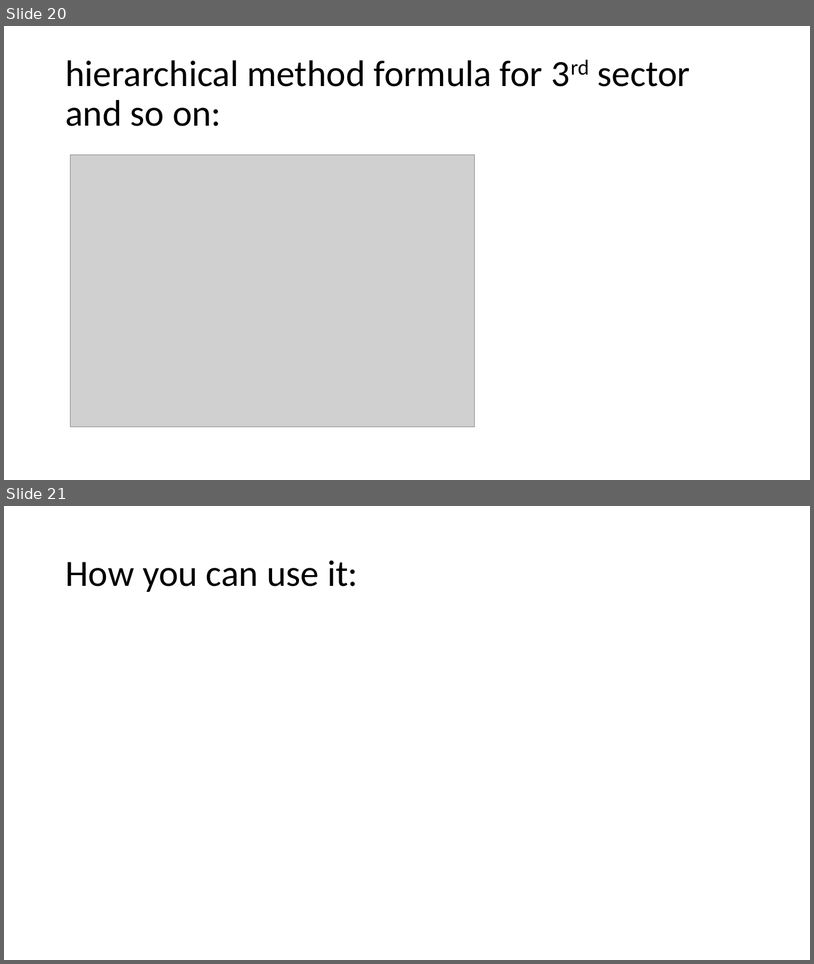
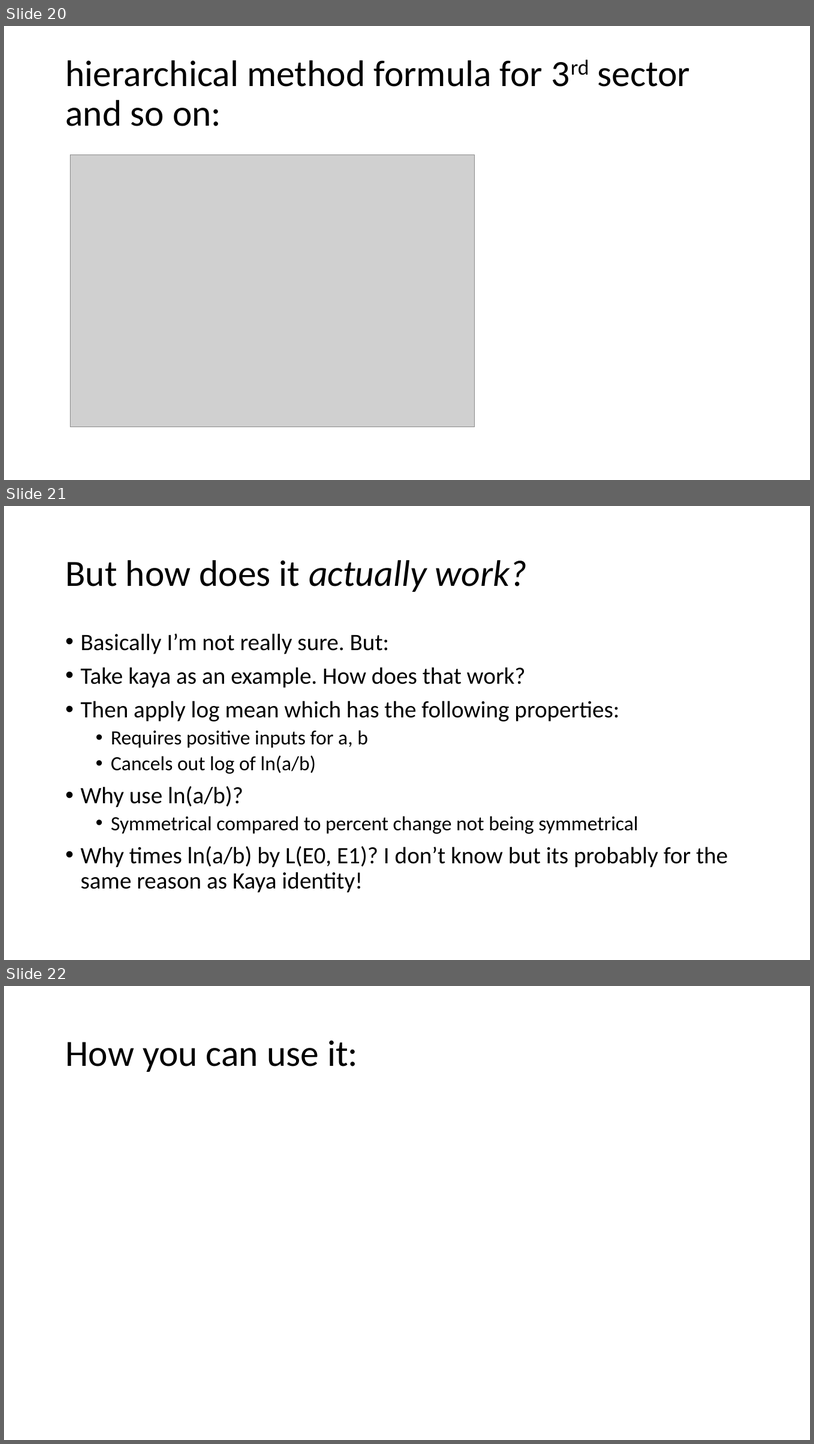
Before and after one commit to xiwangxiang/PyLMDI, a slide deck: documentation/Decomposition presentation.pptx. Shown one above the other, each under a label of ours: slides 20 and 21 before the commit, slides 20, 21 and 22 after it. The pictures are 814x964 and 814x1444 pixels, drawn with LibreOffice and Linux fonts; fonts in the diff are those of the drawing; grey boxes stand for pictures. Boxes give left, top, right and bottom in pixels: in the first picture for what was removed or moved away, otherwise in the second. Text is boxed around its words. In the diff, an @@ line names an element or a change of style, - is before the commit and + after.

```diff
--- a/documentation/Decomposition presentation.pptx
+++ b/documentation/Decomposition presentation.pptx
@@ slide 21 added at (4,506,810,960), background #FFFFFF @@
@@ title added at (65,560,527,592), 44 pt, text #000000, italic @@
+But how does it actually work?
@@ text added at (81,633,728,892), 28 pt, text #000000 @@
+• Basically I’m not really sure. But:
+• Take kaya as an example. How does that work?
+• Then apply log mean which has the following properties:
+  • Requires positive inputs for a, b
+  • Cancels out log of ln(a/b)
+• Why use ln(a/b)?
+  • Symmetrical compared to percent change not being symmetrical
+• Why times ln(a/b) by L(E0, E1)? I don’t know but its probably for the same reason as Kaya identity!
@@ what was slide 21 is now slide 22 @@
```
Also in this commit, not shown: 6 other files.
